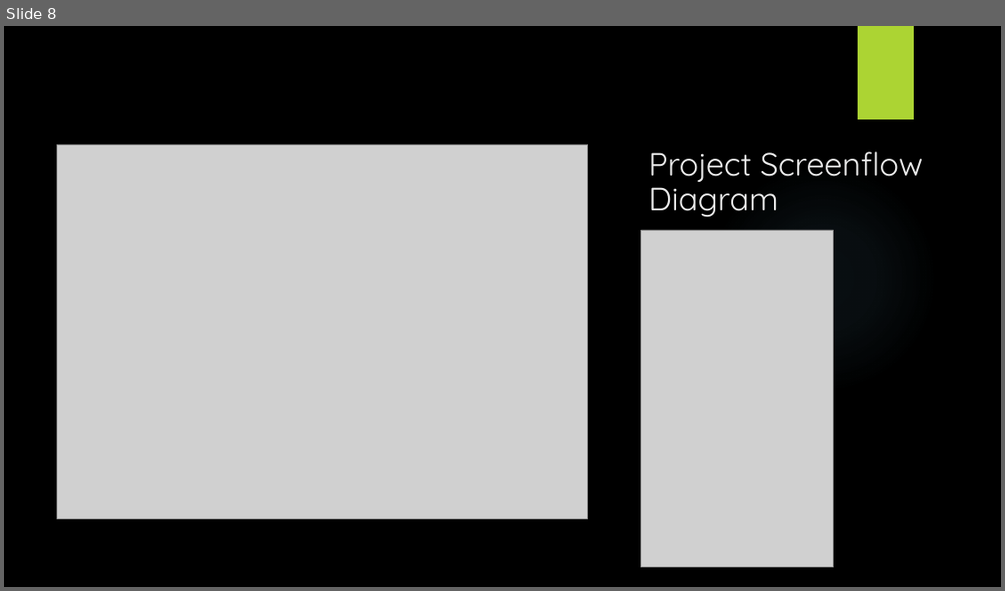
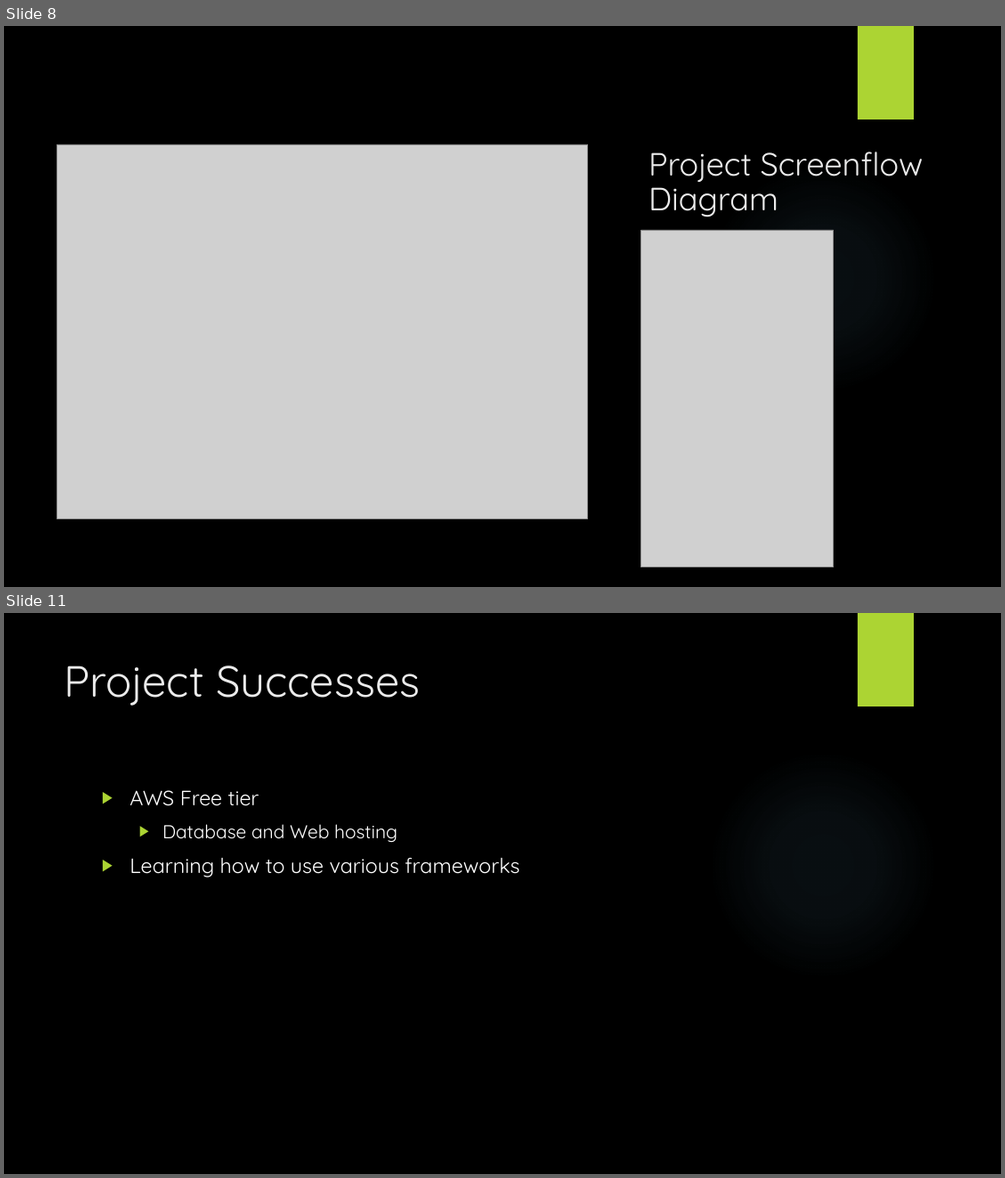
Before and after one commit to TheBrokenTheory/CapstoneProject2019, a slide deck: Documentation/BetaPresentation.pptx. Shown one above the other, each under a label of ours: slide 8 before the commit, slides 8 and 11 after it; the slides between them are not shown. The pictures are 1005x591 and 1005x1178 pixels, drawn with LibreOffice and Linux fonts; fonts in the diff are those of the drawing; grey boxes stand for pictures; background and template pictures are left out. Boxes give left, top, right and bottom in pixels: in the first picture for what was removed or moved away, otherwise in the second. Text is boxed around its words. In the diff, an @@ line names an element or a change of style, - is before the commit and + after.

```diff
--- a/Documentation/BetaPresentation.pptx
+++ b/Documentation/BetaPresentation.pptx
@@ slide 11 added at [4, 613, 1001, 1174], background picture (left out); not listed: 2 template elements that a slide beside it also shows @@
@@ title added at [65, 666, 420, 706], 42 pt, text #EBEBEB @@
+Project Successes
@@ text added at [129, 790, 519, 877], 20 pt, text #FFFFFF @@
+▶ AWS Free tier
+  ▶ Database and Web hosting
+▶ Learning how to use various frameworks
```
Also in this commit, not shown: 4 slides changed, 1 other slide added, 2 slides removed.
